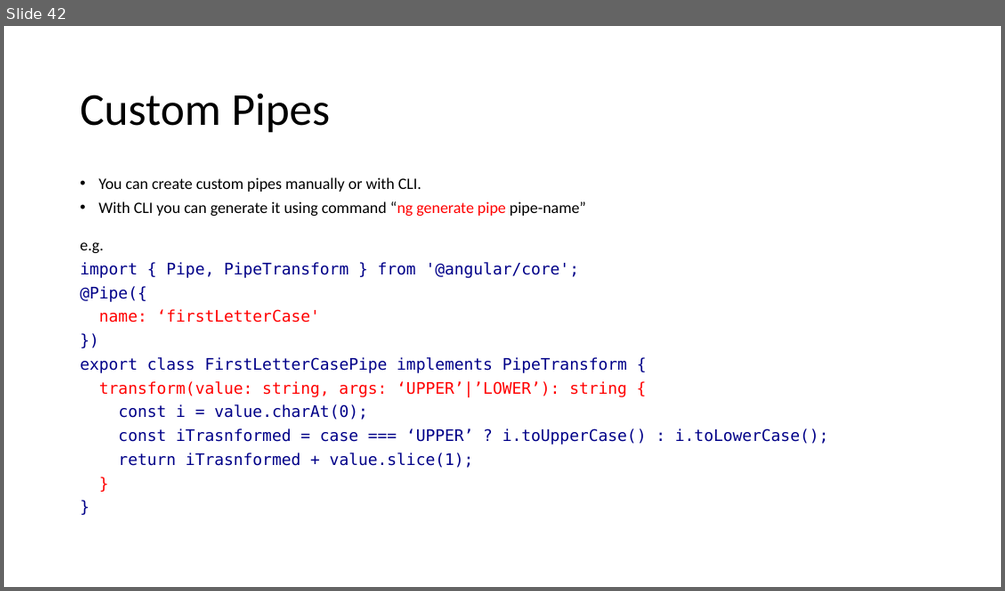
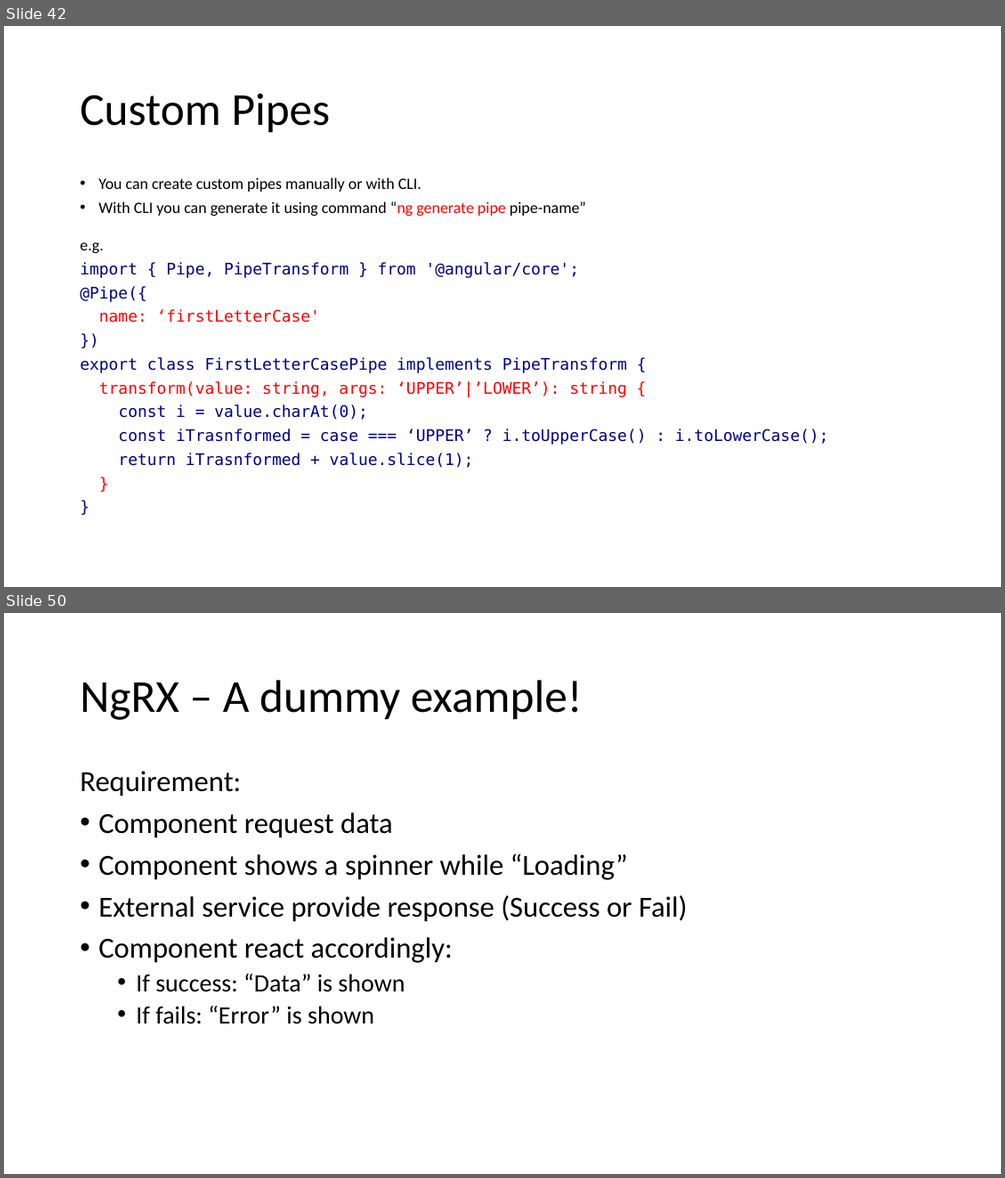
Before and after one commit to aarciab/angular, a slide deck: 1_Angular.pptx. Shown one above the other, each under a label of ours: slide 42 before the commit, slides 42 and 50 after it; the slides between them are not shown. The pictures are 1005x591 and 1005x1178 pixels, drawn with LibreOffice and Linux fonts; fonts in the diff are those of the drawing. Boxes give left, top, right and bottom in pixels: in the first picture for what was removed or moved away, otherwise in the second. Text is boxed around its words. In the diff, an @@ line names an element or a change of style, - is before the commit and + after.

```diff
--- a/1_Angular.pptx
+++ b/1_Angular.pptx
@@ slide 50 added at (4,613,1001,1174), background #FFFFFF @@
@@ title added at (80,680,582,720), 44 pt, text #000000 @@
+NgRX – A dummy example!
@@ text added at (80,771,688,1024), 28 pt, text #000000 @@
+Requirement:
+• Component request data
+• Component shows a spinner while “Loading”
+• External service provide response (Success or Fail)
+• Component react accordingly:
+  • If success: “Data” is shown
+  • If fails: “Error” is shown
```
Also in this commit, not shown: 10 other slides added, 12 other files.
